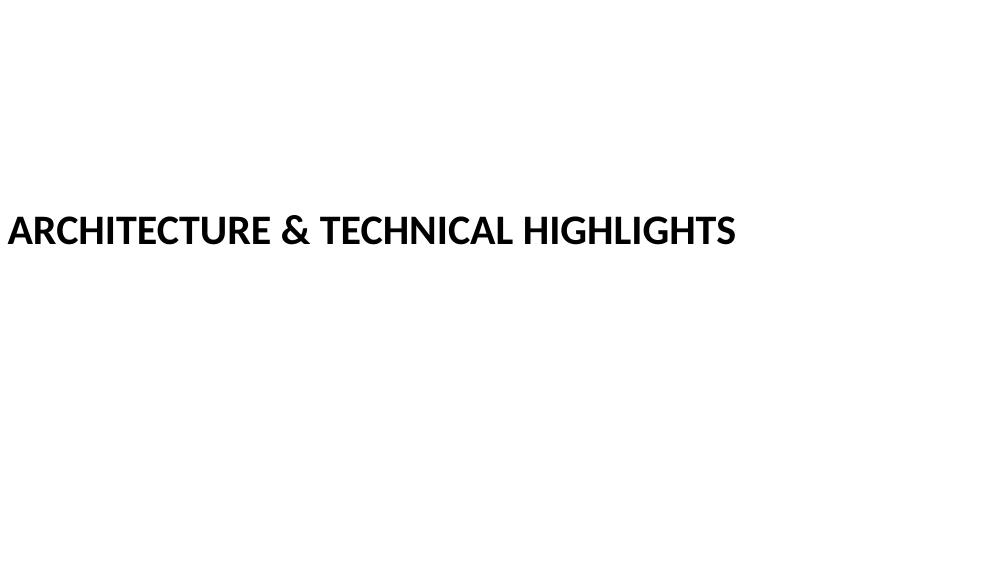
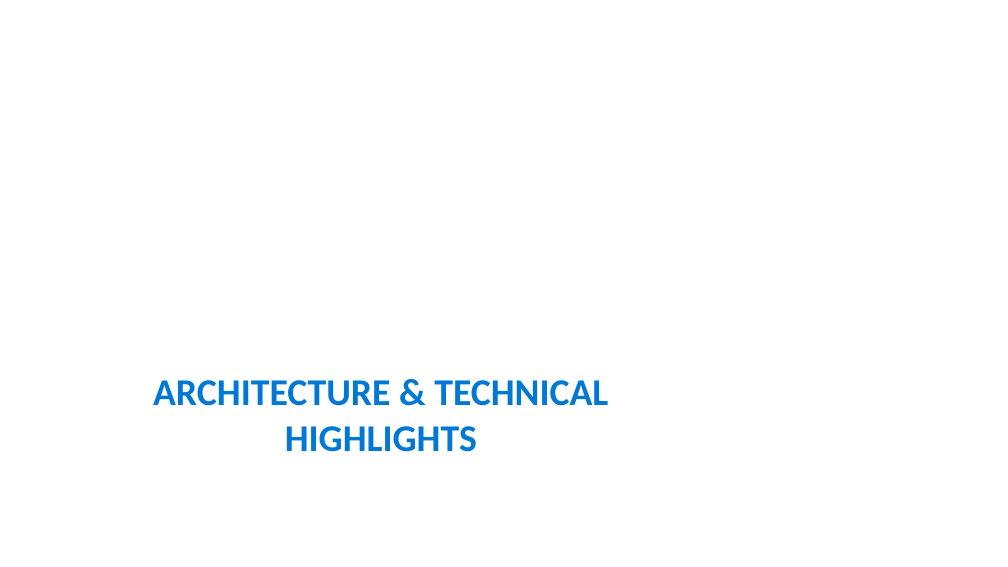
Before and after one commit to aktsmm/azure-ops-dashboard, a slide deck: slide 12 of presentations/AzureOpsDashboard.pptx (slide 6 before the commit). Drawn at 1008x567 pixels with LibreOffice and Linux fonts; fonts in the diff are those of the drawing. Boxes give left, top, right and bottom in pixels: in the first picture for what was removed or moved away, otherwise in the second. Text is boxed around its words. In the diff, an @@ line names an element or a change of style, - is before the commit and + after.

Commit message:
docs: PPTX v4 — 28pt font, full info restored, 21 slides with screenshot placeholders

```diff
--- a/presentations/AzureOpsDashboard.pptx
+++ b/presentations/AzureOpsDashboard.pptx
@@ title "ARCHITECTURE & TECHNICAL HIGHLIGHTS": place and size @@
-title "ARCHITECTURE & TECHNICAL HIGHLIGHTS" at [8,216,736,245]
+title "ARCHITECTURE & TECHNICAL HIGHLIGHTS" at [153,380,608,452]
@@ title "ARCHITECTURE & TECHNICAL HIGHLIGHTS" at [153,380,608,452]: size 40 to 36 pt, text colour #000000 to #0078D4; alignment left to centre @@
```
Also in this commit, not shown: 10 other slides changed, 10 slides added, 1 other file.
